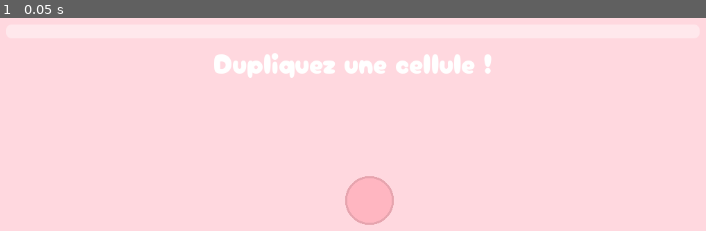
Above: before the commit, frame 1.
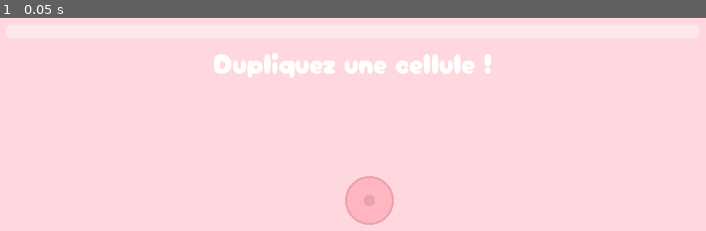
Above: after the commit, the same moment.

Repository: JungoQuentin/Doom2
Game: Godot game, scene res://main.tscn
Two runs of this game, one before a commit and one after it. Both use one fixed random seed, a clock stepped at 60 frames per second and the inputs below.
Inputs:
- Up to frame 1 (0.05 s): no input

The runs differ from the first frame. In frame 1, less than 0.1% of the frame differs, in the area x 51-54%, y 83-89%.

Commit message:
cells core

Diff:
--- a/node_2d.gd
+++ b/node_2d.gd
@@ -100,6 +100,7 @@
 			col = color.darkened(0.1)
 		draw_circle(pos, h/2 * overh, col, true)
 		draw_circle(pos, h/2 * overh, color.darkened(0.1), false, 3)
+		draw_circle(pos, h/8 * overh, color.darkened(0.1), true)
 	"""
 	for coord in coords: # DEBUG
 		var cell_type = coords[coord].cell_type
